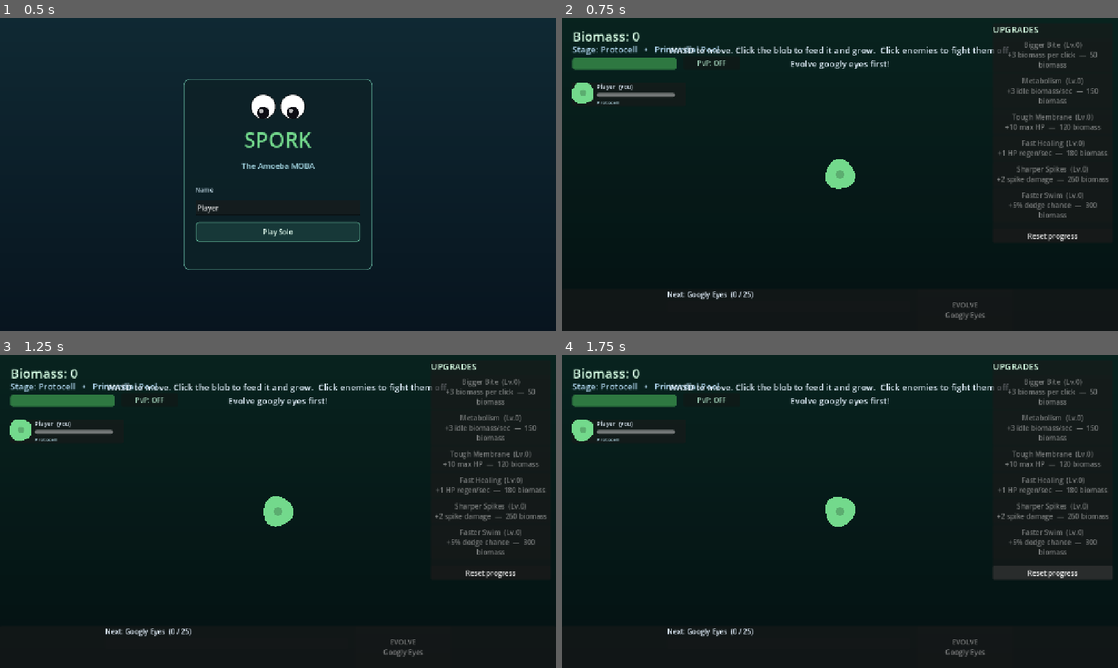
Above: before the commit, frames 1-4 (two rows, left to right).
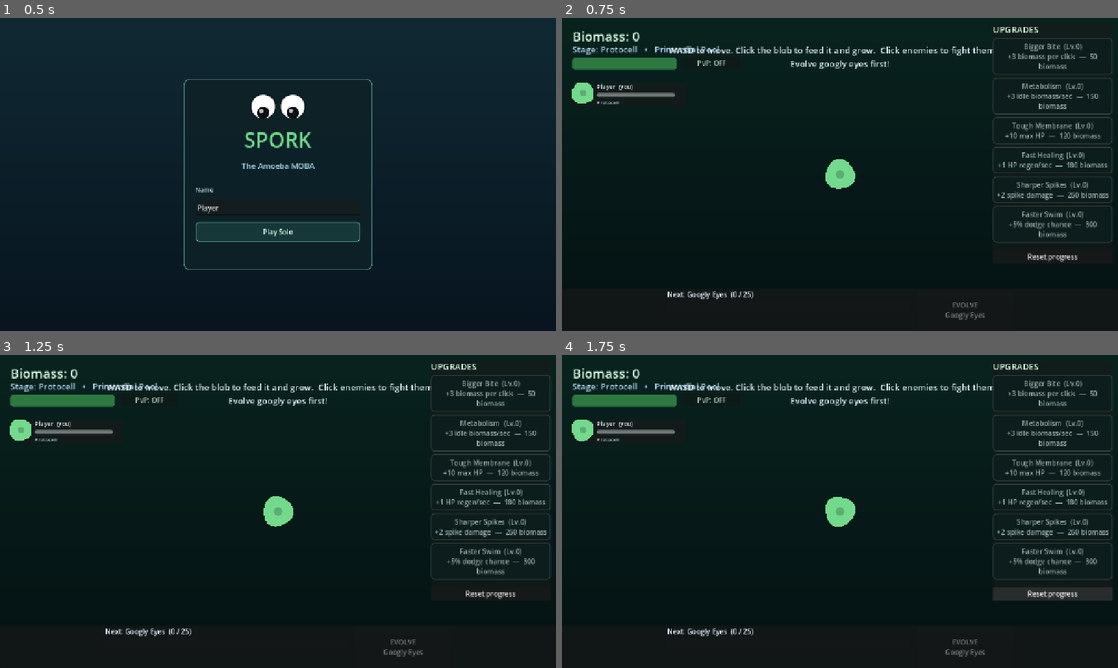
Above: after the commit, the same moments.

Repository: mjduke420/spork
Game: Godot game, scene res://scenes/menu.tscn
Two runs of this game, one before a commit and one after it. Both use one fixed random seed, a clock stepped at 60 frames per second and the inputs below.
Inputs:
- Up to frame 1 (0.5 s): no input
- Up to frame 2 (0.75 s): click "Play Solo" at 0.5 s
- Up to frame 3 (1.25 s): no input
- Up to frame 4 (1.75 s): click "Reset progress" at 1.25 s

Frame 1 is identical in both runs. In frame 2, 4.0% of the frame differs, in the area x 77-99%, y 6-78%; in frame 3, 4.0%; in frame 4, 5.4%, in the area x 77-99%, y 6-79%.

Commit message:
feat: scoreboard overhaul, PvP-death reset, 10-minute matches, colored upgrades
Scoreboard (Tab) now shows level, kills, deaths, and food eaten per player,
sorted by kills, plus a live match countdown.

Dying to another player now fully resets your evolution progress and
respawns you at a random arena position, while a hostile-caused death
keeps the old forgiving half-biomass soft reset. Both count as deaths.
Fixed a real pre-existing bug along the way: take_damage() always restored
hp to max_hp as part of death handling, so the kill-credit check (which
compared hp before/after the call) could never actually detect a kill —
kills_players was silently never incrementing. take_damage() now returns
whether it was the killing blow instead.

Matches last 10 minutes; whoever is authoritative (the server, or the
local client in solo play) ticks the clock and broadcasts it, and at zero
everyone gets reset for a fresh round via the same mechanism as a PvP
death.

Each upgrade button now has its own accent color that blends in from a
neutral base as its level climbs toward 100, instead of one flat gray
panel.

Diff:
--- a/scripts/food.gd
+++ b/scripts/food.gd
@@ -31,6 +31,7 @@
 	if event is InputEventMouseButton and event.pressed and event.button_index == MOUSE_BUTTON_LEFT:
 		if get_global_mouse_position().distance_to(global_position) <= radius * 1.6:
 			GameState.local.add_biomass(value)
+			GameState.local.food_eaten += 1
 			Sfx.play_bloop()
 			get_viewport().set_input_as_handled()
 			queue_free()
--- a/scripts/game_state.gd
+++ b/scripts/game_state.gd
@@ -11,6 +11,9 @@
 
 const MAX_PLAYERS := 8
 const ARENA_RADIUS := 1400.0
+const MATCH_DURATION := 600.0   # 10 minutes; see Net.gd for the countdown/restart logic
+
+var match_time_remaining: float = MATCH_DURATION
 
 signal player_added(peer_id: int)
 signal player_removed(peer_id: int)
--- a/scripts/net.gd
+++ b/scripts/net.gd
@@ -28,6 +28,52 @@
 var is_dedicated_server: bool = false
 
 var _pending_name: String = "Player"
+
+# ---- match timer ----
+#
+# Whoever is "authoritative" (the server, or the local client in solo play —
+# there's no server there at all) ticks GameState.match_time_remaining down
+# every frame and, on hitting zero, resets everyone for a new 10-minute round.
+# Non-authoritative clients just wait for periodic sync_match_timer broadcasts
+# rather than ticking their own copy, so displayed time doesn't drift.
+
+const MATCH_TIMER_BROADCAST_INTERVAL := 1.0
+var _match_broadcast_cd: float = 0.0
+
+func _process(delta: float) -> void:
+	var authoritative := multiplayer.multiplayer_peer == null or multiplayer.is_server()
+	if not authoritative:
+		return
+	GameState.match_time_remaining = maxf(0.0, GameState.match_time_remaining - delta)
+	if GameState.match_time_remaining <= 0.0:
+		_restart_match()
+		return
+	if multiplayer.multiplayer_peer == null:
+		return
+	_match_broadcast_cd -= delta
+	if _match_broadcast_cd <= 0.0:
+		_match_broadcast_cd = MATCH_TIMER_BROADCAST_INTERVAL
+		sync_match_timer.rpc(GameState.match_time_remaining)
+
+@rpc("authority", "call_local", "reliable")
+func sync_match_timer(remaining: float) -> void:
+	GameState.match_time_remaining = remaining
+
+## Server-only (or solo-local): wipes every player back to a fresh start and
+## a new random spawn (player_cell.gd's _on_evolved() notices the stage
+## regression and teleports), keeping the running roster/timer going.
+func _restart_match() -> void:
+	for peer_id in GameState.players.keys():
+		var p: PlayerState = GameState.players[peer_id]
+		p.reset_for_new_match()
+		if multiplayer.multiplayer_peer != null:
+			apply_player_reset.rpc(peer_id, p.to_snapshot())
+	GameState.match_time_remaining = GameState.MATCH_DURATION
+
+@rpc("authority", "call_local", "reliable")
+func apply_player_reset(peer_id: int, snapshot: Dictionary) -> void:
+	if GameState.players.has(peer_id):
+		GameState.players[peer_id].apply_snapshot(snapshot)
 
 # ---- connection setup ----
 
@@ -111,9 +157,11 @@
 	var sender := multiplayer.get_remote_sender_id()
 	if GameState.players.size() >= GameState.MAX_PLAYERS:
 		return   # arena full — the requester simply never gets an entry
-	# Catch the newcomer up on everyone already present before announcing them.
+	# Catch the newcomer up on everyone already present, and on the match
+	# clock already in progress, before announcing them.
 	for existing_id in GameState.players.keys():
 		announce_joined.rpc_id(sender, existing_id, GameState.players[existing_id].player_name)
+	sync_match_timer.rpc_id(sender, GameState.match_time_remaining)
 	GameState.add_player(sender)
 	announce_joined.rpc(sender, pname)
 
@@ -264,15 +312,14 @@
 	_apply_pvp_damage(b, a, b.spike_damage)
 	apply_combat_result.rpc(a_id, a.to_snapshot(), b_id, b.to_snapshot())
 
-## Applies damage from one PlayerState to another and credits a kill/death on a
+## Applies damage from one PlayerState to another and credits a kill on a
 ## killing blow. Shared by _resolve_attack (one-directional) and _resolve_contact
-## (mutual).
+## (mutual). take_damage() itself restores hp to max_hp as part of any death,
+## so its return value — not a before/after hp comparison — is the only
+## reliable way to tell whether this specific hit was the killing blow.
 func _apply_pvp_damage(attacker: PlayerState, target: PlayerState, dmg: float) -> void:
-	var was_alive: bool = target.hp > 0.0
-	target.take_damage(dmg)
-	if was_alive and target.hp <= 0.0:
+	if target.take_damage(dmg, true):
 		attacker.kills_players += 1
-		target.deaths += 1
 
 ## Broadcast to everyone (call_local so the server/attacker/target all apply it
 ## the same way) — unlike relay_state, this does NOT skip the local player, since
--- a/scripts/player_cell.gd
+++ b/scripts/player_cell.gd
@@ -56,6 +56,8 @@
 var _last_ooze_pos: Vector2 = Vector2.ZERO
 var _ooze_pos_initialized: bool = false
 
+var _last_stage_index: int = 0
+
 func _ready() -> void:
 	if state == null:
 		state = GameState.local
@@ -64,6 +66,7 @@
 	state.hp_changed.connect(_on_hp_changed)
 	state.died.connect(_on_died)
 	_last_hp = state.hp
+	_last_stage_index = state.stage_index
 	_apply_stage()
 
 func _process(delta: float) -> void:
@@ -93,6 +96,14 @@
 		return
 	global_position += dir * state.move_speed * delta
 	global_position = global_position.limit_length(GameState.ARENA_RADIUS - radius * 0.5)
+
+## Uniform-random point within the arena (kept off the very edge) — used to
+## respawn a player whose progress just got wiped by a PvP death or match
+## restart, so they don't reappear exactly where they died.
+func _random_arena_position() -> Vector2:
+	var r := GameState.ARENA_RADIUS * 0.85 * sqrt(randf())
+	var a := randf() * TAU
+	return Vector2(cos(a), sin(a)) * r
 
 ## Broadcasts this (local) player's position at ~20Hz and full economy/evolution
 ## state at ~2Hz so remote peers see us move and evolve. No-ops in single-player
@@ -222,6 +233,15 @@
 	_apply_stage()
 	_squish = 1.0
 	_kick_eyes(520.0)
+	# A stage_index that just went DOWN (not the normal up-only progression)
+	# means our progress got wiped — a PvP death or a match restart, both of
+	# which route through this same signal (directly, or via apply_snapshot's
+	# own evolved.emit()). Only the local player repositions themselves;
+	# everyone else's move is just whatever position they broadcast next.
+	if is_local and state.stage_index < _last_stage_index:
+		global_position = _random_arena_position()
+		Net.send_position(global_position)
+	_last_stage_index = state.stage_index
 
 func _on_hp_changed(hp: float, _max_hp: float) -> void:
 	# only jolt the eyes when HP actually drops (a hit), not on passive regen
--- a/scripts/player_state.gd
+++ b/scripts/player_state.gd
@@ -31,11 +31,13 @@
 var has_won: bool = false
 var upgrade_levels: Dictionary = {}   # upgrade id -> int level
 
-# Scoreboard counters (Phase 3 wires these up; kept here now so the network
-# snapshot shape is stable across phases).
+# Scoreboard counters. These accumulate for the whole match and are only
+# zeroed by reset_for_new_match() — a PvP-death reset (see take_damage())
+# wipes evolution progress but keeps the running tally.
 var kills_hostiles: int = 0
 var kills_players: int = 0
 var deaths: int = 0
+var food_eaten: int = 0
 
 # Opt-in PvP (Phase 4): a player can only be attacked by another player if BOTH
 # have this set — see Net.request_attack_player().
@@ -91,18 +93,32 @@
 	biomass = maxf(0.0, biomass + amount)
 	biomass_changed.emit(biomass)
 
-## Apply combat damage. Reaching 0 HP is a forgiving setback: you lose half your
-## biomass and get restored to full HP, but keep your evolution progress.
-func take_damage(dmg: float) -> void:
+## Apply combat damage. Reaching 0 HP from a hostile is a forgiving setback:
+## you lose half your biomass and get restored to full HP, but keep your
+## evolution progress. Reaching 0 HP from ANOTHER PLAYER is harsher — you
+## restart entirely (a fresh spawn) — to make PvP kills feel consequential.
+## Either way, the death counts toward the scoreboard's running total.
+## Returns true if this call was the killing blow — hp gets restored to
+## max_hp as PART of the death handling either way, so a caller can't tell
+## by inspecting hp afterward (net.gd's kill-credit logic relies on this).
+func take_damage(dmg: float, from_player: bool = false) -> bool:
 	if dmg <= 0.0:
-		return
+		return false
 	hp = maxf(0.0, hp - dmg)
+	var killed := false
 	if hp <= 0.0:
-		biomass = floorf(biomass * 0.5)
-		hp = max_hp
+		killed = true
+		deaths += 1
+		if from_player:
+			_clear_progress()
+			evolved.emit()
+		else:
+			biomass = floorf(biomass * 0.5)
+			hp = max_hp
 		died.emit()
 		biomass_changed.emit(biomass)
 	hp_changed.emit(hp, max_hp)
+	return killed
 
 # ---- evolution: linear trunk, then a chosen branching lineage ----
 
@@ -193,6 +209,14 @@
 
 func can_buy_upgrade(id: String) -> bool:
 	return biomass >= upgrade_cost(id)
+
+## Sum of every upgrade's level — the scoreboard's "Level" stat, a distinct
+## measure of investment from the evolution stage (already shown as "form").
+func total_upgrade_levels() -> int:
+	var total := 0
+	for lvl in upgrade_levels.values():
+		total += int(lvl)
+	return total
 
 func buy_upgrade(id: String) -> bool:
 	if not can_buy_upgrade(id):
@@ -234,6 +258,7 @@
 		"kills_hostiles": kills_hostiles,
 		"kills_players": kills_players,
 		"deaths": deaths,
+		"food_eaten": food_eaten,
 		"pvp_enabled": pvp_enabled,
 	}
 
@@ -253,6 +278,7 @@
 	kills_hostiles = int(data.get("kills_hostiles", kills_hostiles))
 	kills_players = int(data.get("kills_players", kills_players))
 	deaths = int(data.get("deaths", deaths))
+	food_eaten = int(data.get("food_eaten", food_eaten))
 	pvp_enabled = bool(data.get("pvp_enabled", pvp_enabled))
 	_recalc()
 	biomass_changed.emit(biomass)
@@ -299,7 +325,12 @@
 		for id in saved:
 			upgrade_levels[str(id)] = maxi(0, int(saved[id]))
 
-func reset() -> void:
+## Wipes evolution progress (stage/lineage/biomass/upgrades) without touching
+## the scoreboard counters (kills/deaths/food_eaten) — those are per-match
+## totals that only reset_for_new_match() clears. Shared by the "Reset
+## progress" button, a PvP death, and a full match restart. Emits nothing
+## itself; callers emit whatever signals fit their own context.
+func _clear_progress() -> void:
 	biomass = 0.0
 	stage_index = 0
 	lineage = ""
@@ -309,8 +340,26 @@
 	_recalc()
 	hp = max_hp
 	SaveSystem.clear()
+
+func reset() -> void:
+	_clear_progress()
 	biomass_changed.emit(biomass)
 	evolved.emit()
 	hp_changed.emit(hp, max_hp)
 	upgrades_changed.emit()
 	biome_changed.emit(biome_index())
+
+## Called when the 10-minute match timer expires and a new match begins:
+## wipes progress AND the scoreboard totals for a clean new round, unlike a
+## PvP death (which only wipes progress, keeping the running tally).
+func reset_for_new_match() -> void:
+	_clear_progress()
+	kills_hostiles = 0
+	kills_players = 0
+	deaths = 0
+	food_eaten = 0
+	biomass_changed.emit(biomass)
+	evolved.emit()
+	hp_changed.emit(hp, max_hp)
+	upgrades_changed.emit()
+	biome_changed.emit(biome_index())
--- a/scripts/scoreboard_panel.gd
+++ b/scripts/scoreboard_panel.gd
@@ -1,16 +1,20 @@
 extends CanvasLayer
 
-## Tab-toggled scoreboard: every connected player's name, current form, biomass
-## (a proxy for "who has grown the most"), and kill/death counters. Sorted by
-## biomass descending. Rebuilds off GameState.player_added/player_removed and any
-## player's biomass/evolved/hp_changed signals (kills/deaths ride along on the
-## biomass_changed emitted right beside them — see hostile.gd's take_damage()).
+## Tab-toggled scoreboard: every connected player's total upgrade level, kills
+## (hostiles + players combined), deaths, and food eaten — sorted by kills
+## descending, classic scoreboard-style. A live match countdown sits above the
+## table (see GameState.match_time_remaining / net.gd for who ticks it and
+## what happens at zero). Rebuilds off GameState.player_added/player_removed
+## and any player's biomass/evolved/hp_changed/upgrades_changed signals (kills/
+## deaths/food_eaten all ride along on one of those — see hostile.gd's
+## take_damage(), food.gd, and player_state.gd's take_damage()).
 
 const PlayerState := preload("res://scripts/player_state.gd")
 
-const COL_WIDTHS := [170, 150, 100, 70, 90, 70]
+const COL_WIDTHS := [170, 90, 90, 90, 100]
 
 var _panel: PanelContainer
+var _timer_label: Label
 var _list: VBoxContainer
 var _open: bool = false
 
@@ -22,6 +26,10 @@
 	for peer_id in GameState.players.keys():
 		_on_player_added(peer_id)
 	_refresh()
+
+func _process(_delta: float) -> void:
+	if _open:
+		_timer_label.text = _format_time(GameState.match_time_remaining)
 
 func _unhandled_input(event: InputEvent) -> void:
 	if event is InputEventKey and event.pressed and not event.echo and event.keycode == KEY_TAB:
@@ -38,12 +46,13 @@
 	state.biomass_changed.connect(func(_b): _refresh())
 	state.evolved.connect(_refresh)
 	state.hp_changed.connect(func(_h, _m): _refresh())
+	state.upgrades_changed.connect(_refresh)
 	_refresh()
 
 func _build_ui() -> void:
 	_panel = PanelContainer.new()
 	_panel.set_anchors_preset(Control.PRESET_CENTER)
-	_panel.custom_minimum_size = Vector2(620, 0)
+	_panel.custom_minimum_size = Vector2(560, 0)
 	_panel.visible = false
 	add_child(_panel)
 
@@ -58,12 +67,24 @@
 	title.add_theme_color_override("font_color", Color(0.9, 1.0, 0.8))
 	vbox.add_child(title)
 
-	vbox.add_child(_make_row(["Name", "Form", "Biomass", "Kills", "PvP Kills", "Deaths"], true))
+	_timer_label = Label.new()
+	_timer_label.text = _format_time(GameState.match_time_remaining)
+	_timer_label.horizontal_alignment = HORIZONTAL_ALIGNMENT_CENTER
+	_timer_label.add_theme_font_size_override("font_size", 16)
+	_timer_label.add_theme_color_override("font_color", Color(1.0, 0.85, 0.5))
+	vbox.add_child(_timer_label)
+
+	vbox.add_child(_make_row(["Name", "Level", "Kills", "Deaths", "Food Eaten"], true))
 	vbox.add_child(HSeparator.new())
 
 	_list = VBoxContainer.new()
 	_list.add_theme_constant_override("separation", 4)
 	vbox.add_child(_list)
+
+func _format_time(seconds: float) -> String:
+	var s := maxi(0, int(ceil(seconds)))
+	@warning_ignore("integer_division")
+	return "Match ends in %02d:%02d" % [s / 60, s % 60]
 
 func _make_row(cols: Array, header: bool) -> HBoxContainer:
 	var row := HBoxContainer.new()
@@ -83,15 +104,18 @@
 	var entries: Array = []
 	for peer_id in GameState.players.keys():
 		entries.append([peer_id, GameState.players[peer_id]])
-	entries.sort_custom(func(a, b): return a[1].biomass > b[1].biomass)
+	entries.sort_custom(func(a, b):
+		var ka: int = a[1].kills_hostiles + a[1].kills_players
+		var kb: int = b[1].kills_hostiles + b[1].kills_players
+		return ka > kb)
 	for pair in entries:
 		var peer_id: int = pair[0]
 		var state: PlayerState = pair[1]
 		var name_str: String = state.player_name
 		if peer_id == GameState.local_id:
 			name_str += " (you)"
-		var form: String = str(state.current_stage().get("name", "?"))
+		var total_kills := state.kills_hostiles + state.kills_players
 		_list.add_child(_make_row([
-			name_str, form, String.num(floorf(state.biomass), 0),
-			str(state.kills_hostiles), str(state.kills_players), str(state.deaths),
+			name_str, str(state.total_upgrade_levels()), str(total_kills),
+			str(state.deaths), str(state.food_eaten),
 		], false))
--- a/scripts/upgrade_panel.gd
+++ b/scripts/upgrade_panel.gd
@@ -2,8 +2,26 @@
 
 ## Right-side panel listing repeatable upgrades. Reactive: rebinds to GameState signals
 ## and refreshes button labels/affordability whenever biomass or upgrade levels change.
+##
+## Each upgrade has its own accent color; a button's background/border lerp from
+## a neutral base toward that accent as its level climbs from 0 to MAX_COLOR_LEVEL
+## (100), fully solid from there on — a cheap, level-legible way to stop the panel
+## from reading as one flat gray block.
 
 const UpgradeData := preload("res://scripts/upgrade_data.gd")
+
+const MAX_COLOR_LEVEL := 100.0
+const BASE_BG := Color(0.08, 0.17, 0.17)
+const BASE_BORDER := Color(0.28, 0.4, 0.38)
+
+const UPGRADE_COLORS := {
+	"click": Color(0.95, 0.55, 0.2),    # Bigger Bite — warm orange, aggression
+	"idle": Color(0.4, 0.85, 0.45),     # Metabolism — green, growth
+	"hp": Color(0.9, 0.3, 0.3),         # Tough Membrane — red, toughness
+	"regen": Color(0.95, 0.45, 0.7),    # Fast Healing — rose, mending
+	"spike": Color(0.95, 0.85, 0.25),   # Sharper Spikes — yellow, sharp
+	"dodge": Color(0.35, 0.75, 0.95),   # Faster Swim — cyan, water/speed
+}
 
 var _buttons: Dictionary = {}   # id -> Button
 
@@ -38,6 +56,9 @@
 		var btn := Button.new()
 		btn.custom_minimum_size = Vector2(276, 46)
 		btn.autowrap_mode = TextServer.AUTOWRAP_WORD_SMART
+		btn.add_theme_color_override("font_color", Color(0.92, 1.0, 0.95))
+		btn.add_theme_color_override("font_hover_color", Color(1.0, 1.0, 1.0))
+		btn.add_theme_color_override("font_disabled_color", Color(0.6, 0.68, 0.66))
 		btn.pressed.connect(_on_buy.bind(upg["id"]))
 		box.add_child(btn)
 		_buttons[upg["id"]] = btn
@@ -60,6 +81,32 @@
 		var cost: float = GameState.local.upgrade_cost(id)
 		btn.text = "%s  (Lv.%d)\n%s  —  %s" % [upg["name"], level, upg["desc"], _fmt(cost)]
 		btn.disabled = not GameState.local.can_buy_upgrade(id)
+		btn.add_theme_stylebox_override("normal", _upgrade_stylebox(id, level, "normal"))
+		btn.add_theme_stylebox_override("hover", _upgrade_stylebox(id, level, "hover"))
+		btn.add_theme_stylebox_override("pressed", _upgrade_stylebox(id, level, "pressed"))
+		btn.add_theme_stylebox_override("disabled", _upgrade_stylebox(id, level, "disabled"))
+
+func _upgrade_stylebox(id: String, level: int, variant: String) -> StyleBoxFlat:
+	var accent: Color = UPGRADE_COLORS.get(id, Color(0.5, 0.7, 0.6))
+	var t := clampf(float(level) / MAX_COLOR_LEVEL, 0.0, 1.0)
+	var bg := BASE_BG.lerp(accent.darkened(0.2), t)
+	var border := BASE_BORDER.lerp(accent, t)
+	match variant:
+		"hover":
+			bg = bg.lightened(0.12)
+			border = border.lightened(0.15)
+		"pressed":
+			bg = bg.darkened(0.15)
+		"disabled":
+			bg = bg.darkened(0.35)
+			border = border.darkened(0.35)
+	var sb := StyleBoxFlat.new()
+	sb.bg_color = bg
+	sb.border_color = border
+	sb.set_border_width_all(2)
+	sb.set_corner_radius_all(8)
+	sb.set_content_margin_all(8)
+	return sb
 
 func _fmt(v: float) -> String:
 	return "%s biomass" % String.num(floorf(v), 0)
--- a/tests/sanity.gd
+++ b/tests/sanity.gd
@@ -59,6 +59,7 @@
 	_test_save()
 	_test_pvp_snapshot()
 	_test_pvp_combat()
+	_test_death_and_match_reset()
 
 	if _failures == 0:
 		print("SANITY: PASS (%d stages)" % EvolutionData.count())
@@ -222,6 +223,82 @@
 	GameState.remove_player(a_id)
 	GameState.remove_player(b_id)
 
+## Covers the newer death/scoreboard mechanics: a hostile-caused death is
+## still the old forgiving soft reset (half biomass, progress kept); a
+## player-caused death fully wipes progress but keeps the running scoreboard
+## totals; reset_for_new_match() wipes the totals too; and total_upgrade_levels/
+## food_eaten round-trip through the network snapshot.
+func _test_death_and_match_reset() -> void:
+	var state := GameState.local
+	state.reset()
+
+	# --- hostile death: soft reset, progress kept ---
+	state.add_biomass(EvolutionData.stage(1)["cost"])
+	state.evolve()
+	state.add_biomass(200.0)
+	state.kills_hostiles = 3
+	state.food_eaten = 4
+	var stage_before_hostile_death := state.stage_index
+	var biomass_before_hostile_death := state.biomass
+	var deaths_before := state.deaths
+	state.take_damage(state.max_hp + 1.0)   # from_player defaults false
+	_check(state.stage_index == stage_before_hostile_death, "hostile death keeps evolution progress")
+	_check(is_equal_approx(state.biomass, floorf(biomass_before_hostile_death * 0.5)), "hostile death halves biomass")
+	_check(state.deaths == deaths_before + 1, "hostile death still counts as a death")
+	_check(state.kills_hostiles == 3 and state.food_eaten == 4, "hostile death keeps scoreboard totals")
+
+	# --- player-caused death: full progress reset, scoreboard totals kept ---
+	state.add_biomass(500.0)
+	var deaths_before_pvp := state.deaths
+	state.take_damage(state.max_hp + 1.0, true)
+	_check(state.stage_index == 0, "PvP death resets stage_index to 0")
+	_check(state.biomass == 0.0, "PvP death resets biomass to 0")
+	_check(state.lineage == "" and state.branch_step == -1, "PvP death clears lineage")
+	_check(state.deaths == deaths_before_pvp + 1, "PvP death also counts as a death")
+	_check(state.kills_hostiles == 3 and state.food_eaten == 4, "PvP death keeps scoreboard totals")
+
+	# --- total_upgrade_levels + food_eaten round-trip through snapshot ---
+	state.add_biomass(state.upgrade_cost("click") + state.upgrade_cost("hp"))
+	state.buy_upgrade("click")
+	state.buy_upgrade("hp")
+	_check(state.total_upgrade_levels() == 2, "total_upgrade_levels sums across upgrades")
+	var snap := state.to_snapshot()
+	_check(int(snap.get("food_eaten", -1)) == 4, "to_snapshot includes food_eaten")
+	var other := PlayerState.new()
+	other.apply_snapshot(snap)
+	_check(other.food_eaten == 4, "apply_snapshot restores food_eaten")
+	_check(other.total_upgrade_levels() == 2, "apply_snapshot restores upgrade levels")
+
+	# --- a full match restart wipes progress AND the scoreboard totals ---
+	state.reset_for_new_match()
+	_check(state.stage_index == 0 and state.biomass == 0.0, "match restart resets progress")
+	_check(state.kills_hostiles == 0 and state.food_eaten == 0 and state.deaths == 0,
+		"match restart also zeroes scoreboard totals")
+
+	# --- a killing PvP blow via Net._resolve_attack fully resets the target ---
+	var a_id := 9003
+	var b_id := 9004
+	var a := GameState.add_player(a_id)
+	var b := GameState.add_player(b_id)
+	a.pvp_enabled = true
+	b.pvp_enabled = true
+	b.add_biomass(EvolutionData.stage(1)["cost"])
+	b.evolve()
+	b.kills_hostiles = 5
+	# take_damage(dmg, true) restores hp to max_hp as PART of the reset, so
+	# "attack until hp <= 0" would loop forever — a fixed number of hits
+	# (well beyond max_hp / a single click's damage) is enough to guarantee
+	# at least one killing blow landed somewhere in the sequence.
+	for i in 20:
+		Net._resolve_attack(a_id, b_id, false)
+	_check(b.stage_index == 0, "a killing PvP blow resets the victim's stage")
+	_check(b.kills_hostiles == 5, "a killing PvP blow keeps the victim's scoreboard totals")
+	_check(a.kills_players >= 1, "the killer's kills_players is credited")
+	GameState.remove_player(a_id)
+	GameState.remove_player(b_id)
+
+	state.reset()
+
 func _check(condition: bool, label: String) -> void:
 	if not condition:
 		_failures += 1
